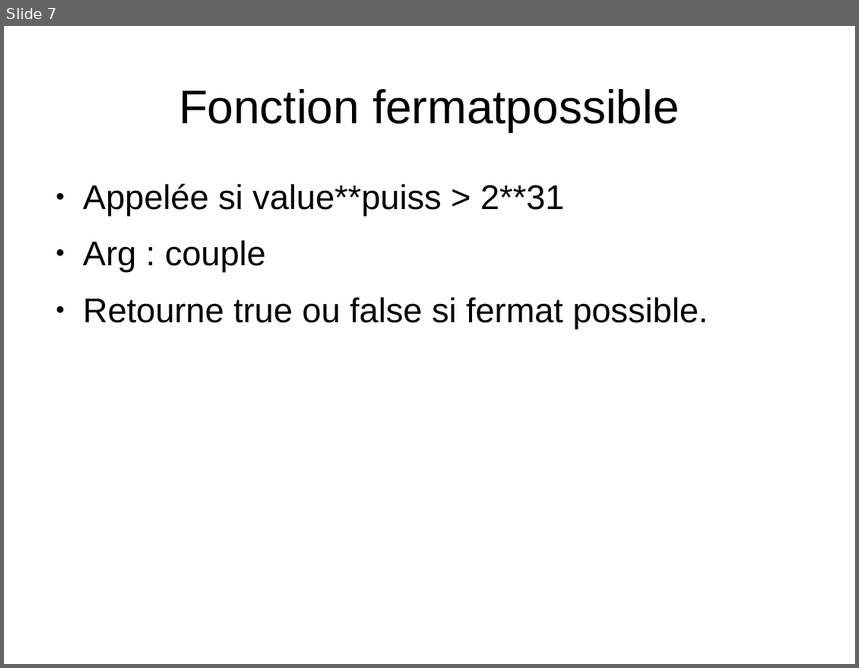
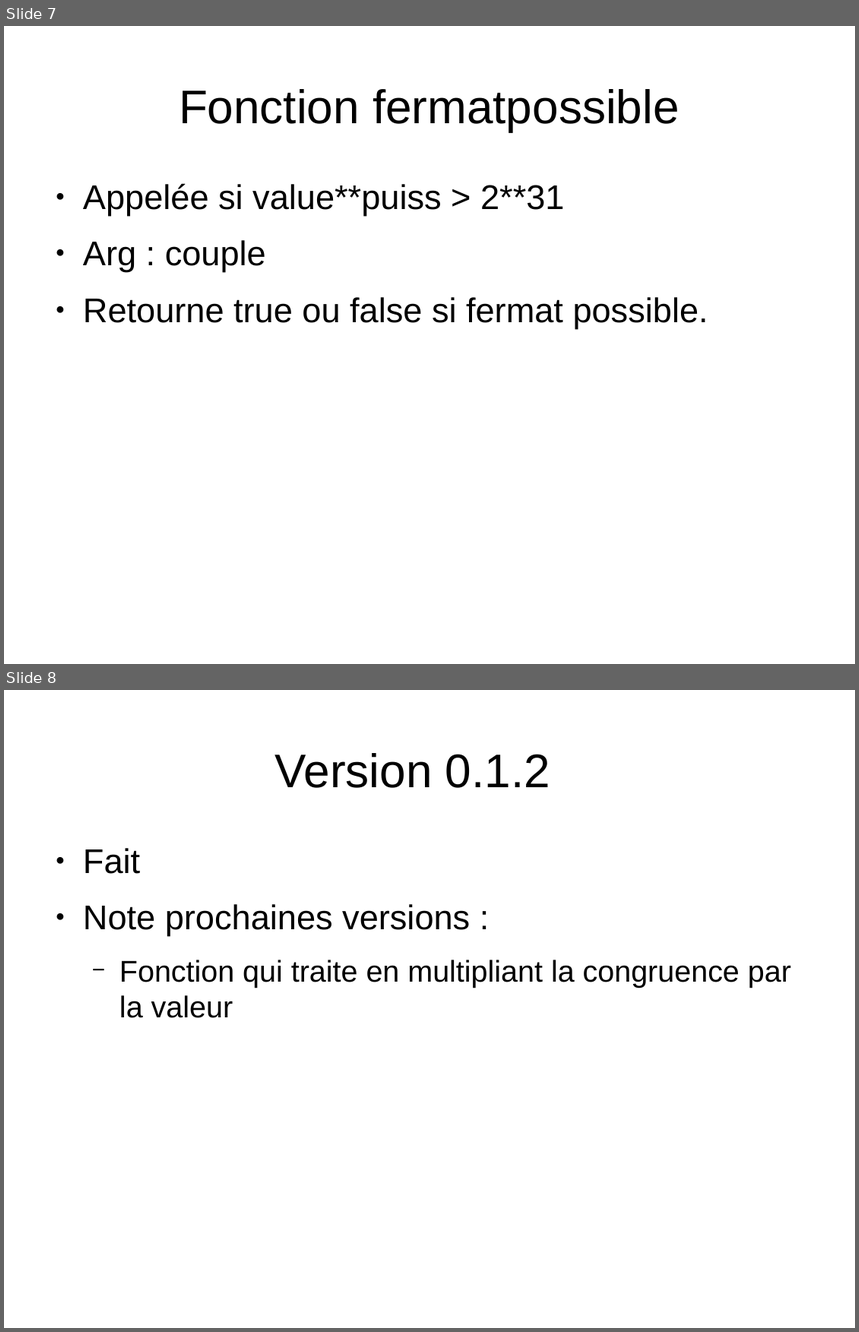
Before and after one commit to CallisteHanriat/congru, a slide deck: schema_congru.odp. Shown one above the other, each under a label of ours: slide 7 before the commit, slides 7 and 8 after it. The pictures are 859x668 and 859x1332 pixels, drawn with LibreOffice and Linux fonts; fonts in the diff are those of the drawing. Boxes give left, top, right and bottom in pixels: in the first picture for what was removed or moved away, otherwise in the second. Text is boxed around its words. In the diff, an @@ line names an element or a change of style, - is before the commit and + after.

```diff
--- a/schema_congru.odp
+++ b/schema_congru.odp
@@ slide 8 added at [4,690,855,1328], background #FFFFFF @@
@@ title added at [275,753,550,788], 44 pt, text #000000 @@
+Version 0.1.2
@@ text added at [83,848,791,1018], 28 pt, text #000000 @@
+● Fait
+● Note prochaines versions :
+  − Fonction qui traite en multipliant la congruence par la valeur
```
